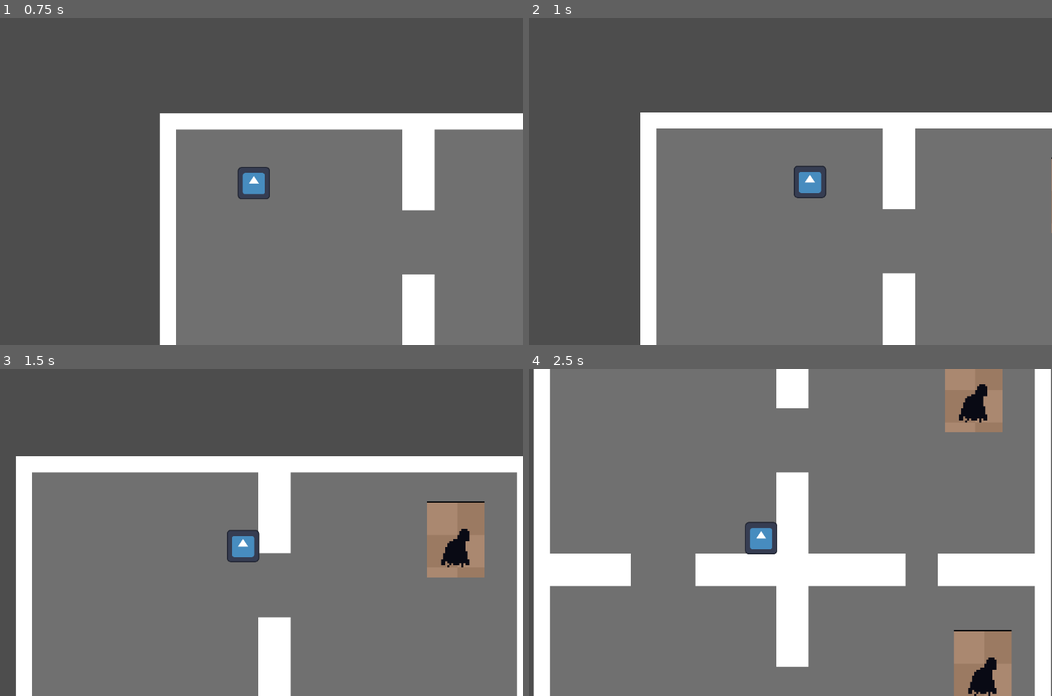
Above: before the commit, frames 1-4 (two rows, left to right).
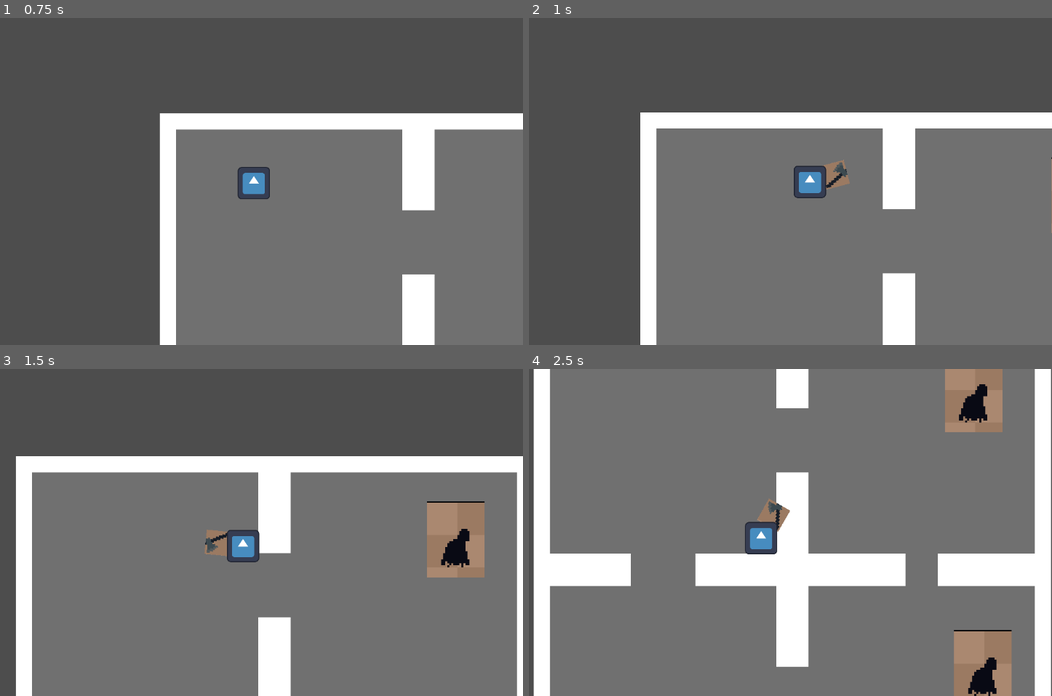
Above: after the commit, the same moments.

Repository: vyxul/Shadow-Eclipse
Game: Godot game, scene res://Scenes/Levels/Prison/PrisonLevel.tscn
Two runs of this game, one before a commit and one after it. Both use one fixed random seed, a clock stepped at 60 frames per second and the inputs below. The engine's default icon, where the game draws it, is replaced by a stand-in: a white triangle on a blue panel in a dark square.
Inputs (mouse positions are in pixels of both pictures, inside the frame that each line leads up to):
- Up to frame 1 (0.75 s): move the mouse to (360, 165) at 0.52 s; hold D (right) from 0.53 s (still down); hold Shift (shift) from 0.53 s (still down)
- Up to frame 2 (1 s): keep holding D (right); keep holding Shift (shift); click (889, 165) at 0.8 s
- Up to frame 3 (1.5 s): move the mouse to (115, 548) at 1.27 s; release D (right) at 1.28 s; release Shift (shift) at 1.28 s; hold S (down) from 1.28 s (still down); click (115, 548) at 1.35 s
- Up to frame 4 (2.5 s): tap Shift (shift) at 1.55 s; move the mouse to (816, 460) at 2.02 s; release S (down) at 2.03 s; hold D (right) from 2.03 s (still down); hold Shift (shift) from 2.03 s (still down); click (816, 460) at 2.3 s

Frame 1 is identical in both runs. In frame 2, 0.3% of the frame differs, in the area x 56-62%, y 43-53%; in frame 3, 0.3%; in frame 4, 0.3%, in the area x 43-50%, y 39-50%.

Commit message:
Created player melee attack and hitbox component

Diff:
--- /dev/null
+++ b/Scenes/Components/hitbox_component.gd
@@ -0,0 +1,8 @@
+extends Area2D
+class_name HitboxComponent
+
+
+func _on_area_entered(area):
+	if area is HurtboxComponent:
+		var weapon_damage = owner.get_damage()
+		area.damage(weapon_damage)
--- /dev/null
+++ b/Scenes/Components/hitbox_component.tscn
@@ -0,0 +1,9 @@
+[gd_scene load_steps=2 format=3 uid="uid://dapjt02jspsb"]
+
+[ext_resource type="Script" path="res://Scenes/Components/hitbox_component.gd" id="1_v305o"]
+
+[node name="HitboxComponent" type="Area2D"]
+monitorable = false
+script = ExtResource("1_v305o")
+
+[connection signal="area_entered" from="." to="." method="_on_area_entered"]
--- a/Scenes/Components/hurtbox_component.tscn
+++ b/Scenes/Components/hurtbox_component.tscn
@@ -3,4 +3,5 @@
 [ext_resource type="Script" path="res://Scenes/Components/hurtbox_component.gd" id="1_oyfp6"]
 
 [node name="HurtboxComponent" type="Area2D"]
+monitoring = false
 script = ExtResource("1_oyfp6")
--- a/Scenes/Enemies/enemy_bandit.tscn
+++ b/Scenes/Enemies/enemy_bandit.tscn
@@ -31,6 +31,8 @@
 [node name="HealthComponent" parent="." instance=ExtResource("2_qnwby")]
 
 [node name="HurtboxComponent" parent="." node_paths=PackedStringArray("health_component") instance=ExtResource("4_nn6pb")]
+collision_layer = 4
+collision_mask = 0
 health_component = NodePath("../HealthComponent")
 
 [node name="CollisionShape2D" type="CollisionShape2D" parent="HurtboxComponent"]
--- a/Scenes/Player/player.gd
+++ b/Scenes/Player/player.gd
@@ -4,9 +4,15 @@
 @export var player_speed: float = 500
 @export var run_speed_multiplier: float = 1.5
 
+@onready var marker_2d = $Marker2D
+@onready var sprite_2d = $Sprite2D
+@onready var player_melee_controller = $PlayerMeleeController
 
 func _physics_process(delta):
 	move(delta)
+
+	if Input.is_action_just_pressed("left_click"):
+		melee_attack()
 
 
 func move(delta: float):
@@ -24,3 +30,11 @@
 	velocity = velocity.lerp(target_velocity, 1 - exp(-delta * 5))
 
 	move_and_slide()
+
+
+func get_weapon_origin():
+	return marker_2d.global_position
+
+
+func melee_attack():
+	player_melee_controller.attack(sprite_2d)
--- a/Scenes/Player/player.tscn
+++ b/Scenes/Player/player.tscn
@@ -1,7 +1,8 @@
-[gd_scene load_steps=4 format=3 uid="uid://cf2x6amj6vpyd"]
+[gd_scene load_steps=5 format=3 uid="uid://cf2x6amj6vpyd"]
 
 [ext_resource type="Script" path="res://Scenes/Player/player.gd" id="1_n8ck6"]
 [ext_resource type="Texture2D" uid="uid://dl7m55vsr4oun" path="res://icon.svg" id="1_w7cit"]
+[ext_resource type="PackedScene" uid="uid://c41nwnahfi0b8" path="res://Scenes/Player/player_melee_controller.tscn" id="3_k76rs"]
 
 [sub_resource type="CapsuleShape2D" id="CapsuleShape2D_5t6u5"]
 radius = 60.0
@@ -12,8 +13,13 @@
 collision_mask = 5
 script = ExtResource("1_n8ck6")
 
+[node name="Marker2D" type="Marker2D" parent="."]
+
 [node name="Sprite2D" type="Sprite2D" parent="."]
+y_sort_enabled = true
 texture = ExtResource("1_w7cit")
 
 [node name="CollisionShape2D" type="CollisionShape2D" parent="."]
 shape = SubResource("CapsuleShape2D_5t6u5")
+
+[node name="PlayerMeleeController" parent="." instance=ExtResource("3_k76rs")]
--- /dev/null
+++ b/Scenes/Player/player_melee_attack.gd
@@ -0,0 +1,31 @@
+extends Node2D
+
+const extension_range = 32
+
+var weapon_damage: int = 0
+
+
+#func _process(delta):
+	#set_attack_position()
+
+
+func set_damage(dmg: int):
+	weapon_damage = dmg
+
+
+func get_damage():
+	return weapon_damage
+
+
+func set_attack_position():
+	var player = get_tree().get_first_node_in_group("player")
+	var player_position = player.get_weapon_origin() as Vector2
+	var weapon_direction = player_position.direction_to(get_global_mouse_position())
+	var weapon_position = player_position + (weapon_direction * extension_range)
+	var weapon_angle = weapon_direction.angle()
+	global_position = weapon_position
+	rotation = weapon_angle + (PI/2)
+
+func attack():
+	set_attack_position()
+	$AnimationPlayer.play("attack")
--- /dev/null
+++ b/Scenes/Player/player_melee_attack.tscn
@@ -0,0 +1,157 @@
+[gd_scene load_steps=8 format=3 uid="uid://d3kdick4nptqw"]
+
+[ext_resource type="Script" path="res://Scenes/Player/player_melee_attack.gd" id="1_0mfji"]
+[ext_resource type="Texture2D" uid="uid://df6g8okbk54y" path="res://Assets/Art/Enemies/enemy_sprite_sheet.png" id="1_hxcgv"]
+[ext_resource type="PackedScene" uid="uid://dapjt02jspsb" path="res://Scenes/Components/hitbox_component.tscn" id="2_ta3j6"]
+
+[sub_resource type="Animation" id="Animation_tciyv"]
+length = 0.001
+tracks/0/type = "value"
+tracks/0/imported = false
+tracks/0/enabled = true
+tracks/0/path = NodePath("Sprite2D:position")
+tracks/0/interp = 1
+tracks/0/loop_wrap = true
+tracks/0/keys = {
+"times": PackedFloat32Array(0),
+"transitions": PackedFloat32Array(1),
+"update": 0,
+"values": [Vector2(0, 0)]
+}
+tracks/1/type = "value"
+tracks/1/imported = false
+tracks/1/enabled = true
+tracks/1/path = NodePath("Sprite2D:rotation")
+tracks/1/interp = 1
+tracks/1/loop_wrap = true
+tracks/1/keys = {
+"times": PackedFloat32Array(0),
+"transitions": PackedFloat32Array(1),
+"update": 0,
+"values": [0.0]
+}
+tracks/2/type = "value"
+tracks/2/imported = false
+tracks/2/enabled = true
+tracks/2/path = NodePath("HitboxComponent/CollisionShape2D:position")
+tracks/2/interp = 1
+tracks/2/loop_wrap = true
+tracks/2/keys = {
+"times": PackedFloat32Array(0),
+"transitions": PackedFloat32Array(1),
+"update": 0,
+"values": [Vector2(0, -18.5)]
+}
+tracks/3/type = "value"
+tracks/3/imported = false
+tracks/3/enabled = true
+tracks/3/path = NodePath("HitboxComponent/CollisionShape2D:disabled")
+tracks/3/interp = 1
+tracks/3/loop_wrap = true
+tracks/3/keys = {
+"times": PackedFloat32Array(0),
+"transitions": PackedFloat32Array(1),
+"update": 1,
+"values": [true]
+}
+
+[sub_resource type="Animation" id="Animation_f5biy"]
+resource_name = "attack"
+length = 0.31
+step = 0.05
+tracks/0/type = "value"
+tracks/0/imported = false
+tracks/0/enabled = true
+tracks/0/path = NodePath("Sprite2D:position")
+tracks/0/interp = 2
+tracks/0/loop_wrap = true
+tracks/0/keys = {
+"times": PackedFloat32Array(0, 0.15, 0.3),
+"transitions": PackedFloat32Array(1, 1, 1),
+"update": 0,
+"values": [Vector2(80, 0), Vector2(0, -40), Vector2(-80, 0)]
+}
+tracks/1/type = "value"
+tracks/1/imported = false
+tracks/1/enabled = true
+tracks/1/path = NodePath("Sprite2D:rotation")
+tracks/1/interp = 2
+tracks/1/loop_wrap = true
+tracks/1/keys = {
+"times": PackedFloat32Array(0, 0.15, 0.3),
+"transitions": PackedFloat32Array(1, 1, 1),
+"update": 0,
+"values": [0.785398, 0.0, -0.523599]
+}
+tracks/2/type = "method"
+tracks/2/imported = false
+tracks/2/enabled = true
+tracks/2/path = NodePath(".")
+tracks/2/interp = 1
+tracks/2/loop_wrap = true
+tracks/2/keys = {
+"times": PackedFloat32Array(0.31),
+"transitions": PackedFloat32Array(1),
+"values": [{
+"args": [],
+"method": &"queue_free"
+}]
+}
+tracks/3/type = "value"
+tracks/3/imported = false
+tracks/3/enabled = true
+tracks/3/path = NodePath("HitboxComponent/CollisionShape2D:position")
+tracks/3/interp = 1
+tracks/3/loop_wrap = true
+tracks/3/keys = {
+"times": PackedFloat32Array(0, 0.15, 0.3),
+"transitions": PackedFloat32Array(1, 1, 1),
+"update": 0,
+"values": [Vector2(100, -18.5), Vector2(0, -18.5), Vector2(-97, -18.5)]
+}
+tracks/4/type = "value"
+tracks/4/imported = false
+tracks/4/enabled = true
+tracks/4/path = NodePath("HitboxComponent/CollisionShape2D:disabled")
+tracks/4/interp = 1
+tracks/4/loop_wrap = true
+tracks/4/keys = {
+"times": PackedFloat32Array(0),
+"transitions": PackedFloat32Array(1),
+"update": 1,
+"values": [false]
+}
+
+[sub_resource type="AnimationLibrary" id="AnimationLibrary_sjqev"]
+_data = {
+"RESET": SubResource("Animation_tciyv"),
+"attack": SubResource("Animation_f5biy")
+}
+
+[sub_resource type="RectangleShape2D" id="RectangleShape2D_vqb8e"]
+size = Vector2(96, 133)
+
+[node name="PlayerMeleeAttack" type="Node2D"]
+y_sort_enabled = true
+script = ExtResource("1_0mfji")
+
+[node name="Sprite2D" type="Sprite2D" parent="."]
+scale = Vector2(1.5, 1.5)
+texture = ExtResource("1_hxcgv")
+hframes = 23
+vframes = 14
+frame = 284
+
+[node name="AnimationPlayer" type="AnimationPlayer" parent="."]
+libraries = {
+"": SubResource("AnimationLibrary_sjqev")
+}
+
+[node name="HitboxComponent" parent="." instance=ExtResource("2_ta3j6")]
+collision_layer = 8
+collision_mask = 4
+
+[node name="CollisionShape2D" type="CollisionShape2D" parent="HitboxComponent"]
+position = Vector2(0, -18.5)
+shape = SubResource("RectangleShape2D_vqb8e")
+disabled = true
--- /dev/null
+++ b/Scenes/Player/player_melee_controller.gd
@@ -0,0 +1,11 @@
+extends Node
+
+@onready var player_melee_attack = preload("res://Scenes/Player/player_melee_attack.tscn")
+
+@export var weapon_damage: int = 1
+
+func attack(player_sprite: Node):
+	var player_melee_attack_instance = player_melee_attack.instantiate()
+	player_sprite.add_child(player_melee_attack_instance)
+	player_melee_attack_instance.set_damage(weapon_damage)
+	player_melee_attack_instance.attack()
--- /dev/null
+++ b/Scenes/Player/player_melee_controller.tscn
@@ -0,0 +1,6 @@
+[gd_scene load_steps=2 format=3 uid="uid://c41nwnahfi0b8"]
+
+[ext_resource type="Script" path="res://Scenes/Player/player_melee_controller.gd" id="1_y7ety"]
+
+[node name="PlayerMeleeController" type="Node"]
+script = ExtResource("1_y7ety")
--- a/project.godot
+++ b/project.godot
@@ -17,8 +17,8 @@
 
 [display]
 
-window/size/window_width_override=1728
-window/size/window_height_override=972
+window/size/window_width_override=1152
+window/size/window_height_override=648
 window/stretch/mode="viewport"
 
 [input]
@@ -48,12 +48,19 @@
 "events": [Object(InputEventKey,"resource_local_to_scene":false,"resource_name":"","device":-1,"window_id":0,"alt_press …(182 unchanged characters)…
 ]
 }
+left_click={
+"deadzone": 0.5,
+"events": [Object(InputEventMouseButton,"resource_local_to_scene":false,"resource_name":"","device":-1,"window_id":0,"alt_pressed":false,"shift_pressed":false,"ctrl_pressed":false,"meta_pressed":false,"button_mask":1,"position":Vector2(170, 8),"global_position":Vector2(174, 49),"factor":1.0,"button_index":1,"canceled":false,"pressed":true,"double_click":false,"script":null)
+]
+}
 
 [layer_names]
 
 2d_physics/layer_1="world"
 2d_physics/layer_2="player"
 2d_physics/layer_3="enemy"
+2d_physics/layer_4="player weapon"
+2d_physics/layer_5="enemy weapon"
 
 [rendering]
 
